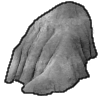
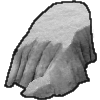
Comparing the layer stacks of the two (100, 100) images. Changes:
added layer "snow line" above "snow" over (4, 0, 97, 100)
added layer "snow" above "line" over (14, 1, 91, 95)
hid "line", painted on it over (4, 1, 98, 100)
painted on "Pasted Layer" over (4, 1, 97, 100)
